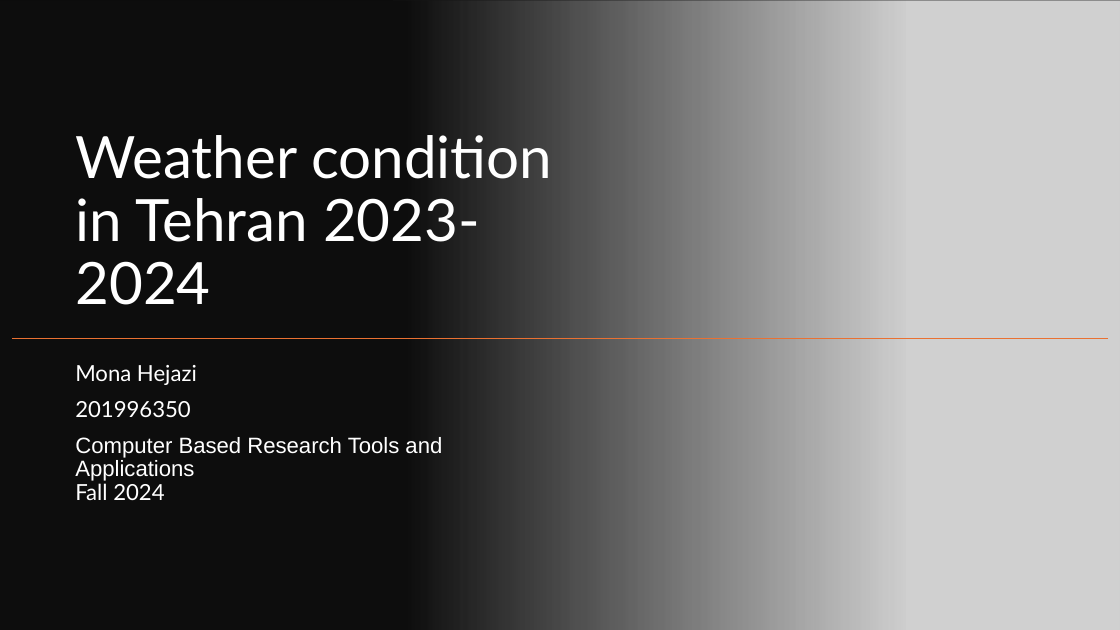
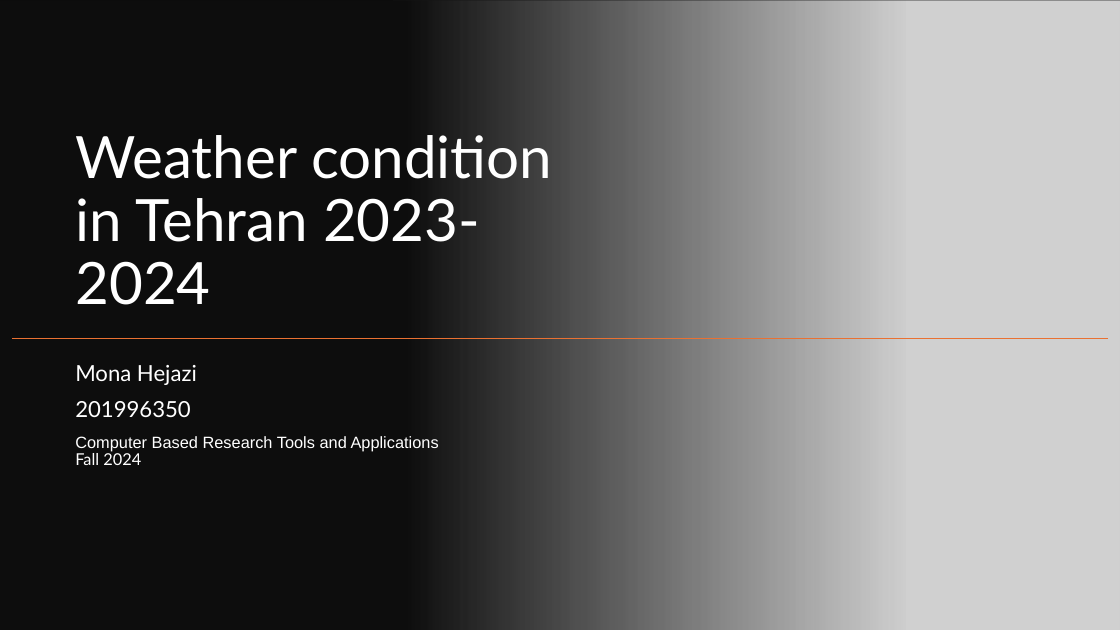
Before and after one commit to mhejazi1989/Final_Project_CMSC6950, a slide deck: slide 1 of Presentation_finalproject_MH_Nov2024.pptx. Drawn at 1120x630 pixels with LibreOffice and Linux fonts; fonts in the diff are those of the drawing; grey boxes stand for pictures. Boxes give left, top, right and bottom in pixels: in the first picture for what was removed or moved away, otherwise in the second. Text is boxed around its words. In the diff, an @@ line names an element or a change of style, - is before the commit and + after.

```diff
--- a/Presentation_finalproject_MH_Nov2024.pptx
+++ b/Presentation_finalproject_MH_Nov2024.pptx
@@ subtitle at (75,436,439,465): size 19 to 14 pt in "Computer Based Research Tools and Applications Fall ..." @@
```
Also in this commit, not shown: 4 other slides changed, 2 slides added, 2 slides removed, 21 other files.
